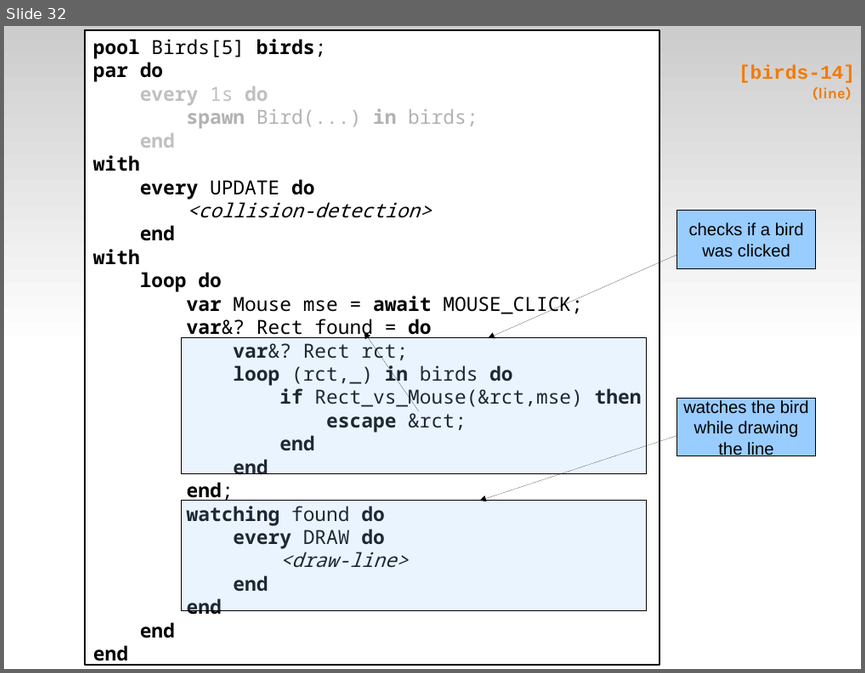
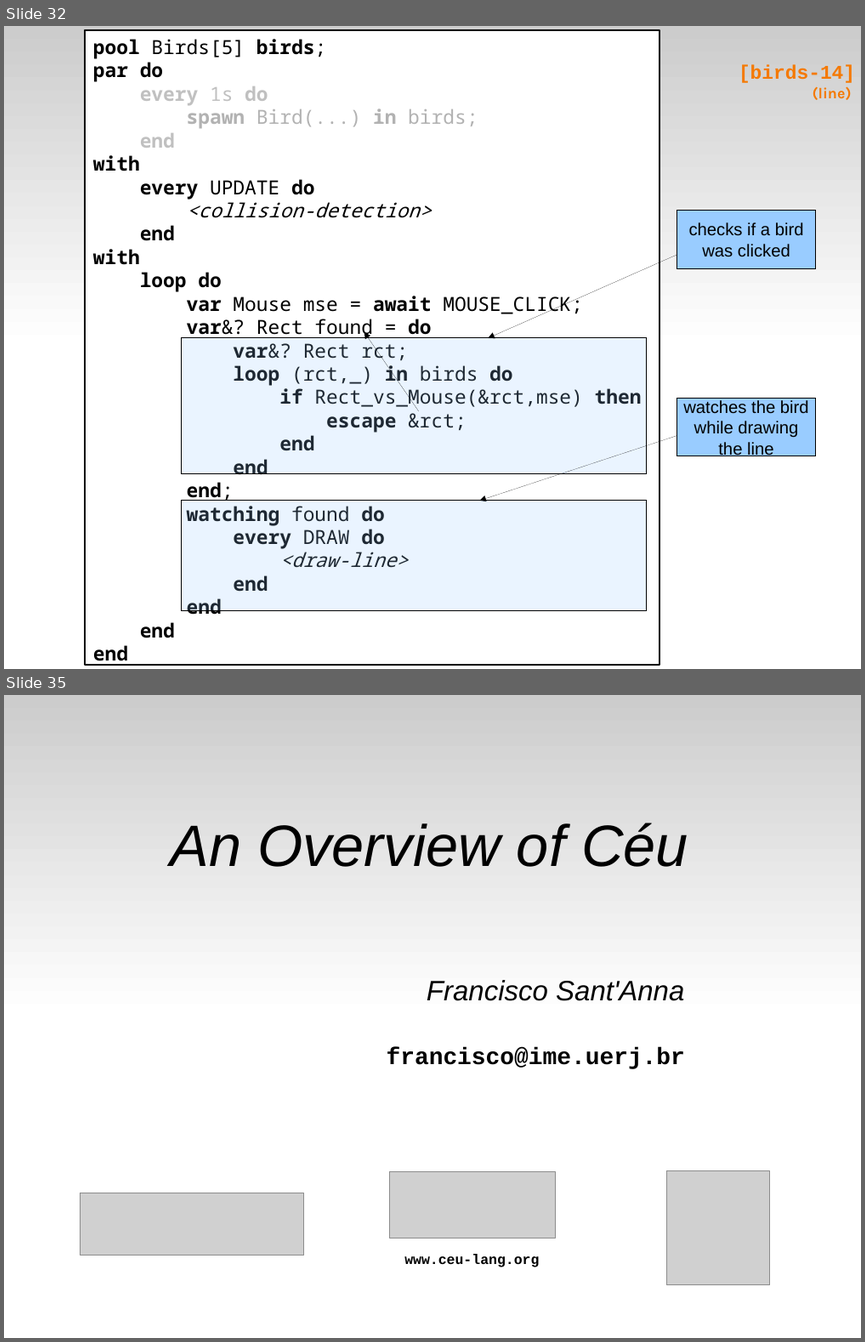
Before and after one commit to fsantanna-no/ceu-docs, a slide deck: ceu_edl.odp. Shown one above the other, each under a label of ours: slide 32 before the commit, slides 32 and 35 after it; the slides between them are not shown. The pictures are 865x673 and 865x1342 pixels, drawn with LibreOffice and Linux fonts; fonts in the diff are those of the drawing; grey boxes stand for pictures. Boxes give left, top, right and bottom in pixels: in the first picture for what was removed or moved away, otherwise in the second. Text is boxed around its words. In the diff, an @@ line names an element or a change of style, - is before the commit and + after.

```diff
--- a/ceu_edl.odp
+++ b/ceu_edl.odp
@@ slide 35 added at (4,695,861,1338), background #FFFFFF; not listed: 1 template element that a slide beside it also shows @@
@@ subtitle added at (170,823,688,867), 54 pt, text #000000, italic @@
+An Overview of Céu
@@ text added at (386,980,685,1069), 22 pt, text #000000, bold @@
+Francisco Sant'Anna
+francisco@ime.uerj.br
@@ picture added at (390,1172,556,1238) @@
@@ picture added at (666,1171,770,1285) @@
@@ picture added at (80,1192,304,1255) @@
@@ text added at (404,1253,539,1267), 13 pt, text #000000, bold @@
+www.ceu-lang.org
```
Also in this commit, not shown: 5 slides changed.
